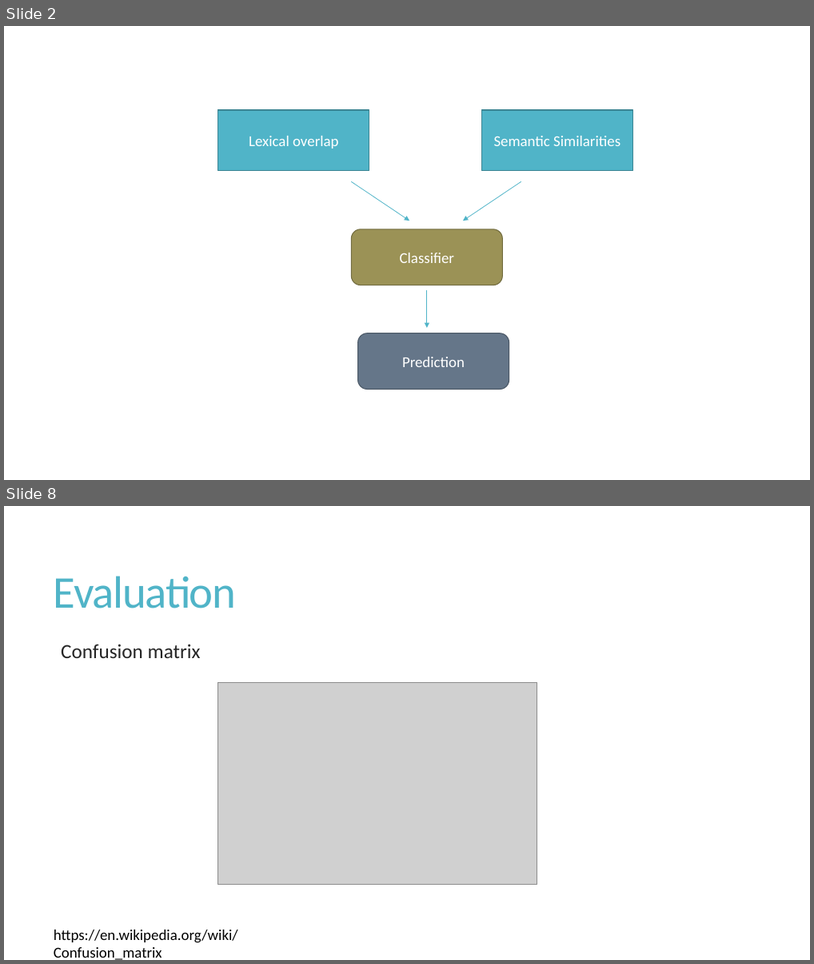
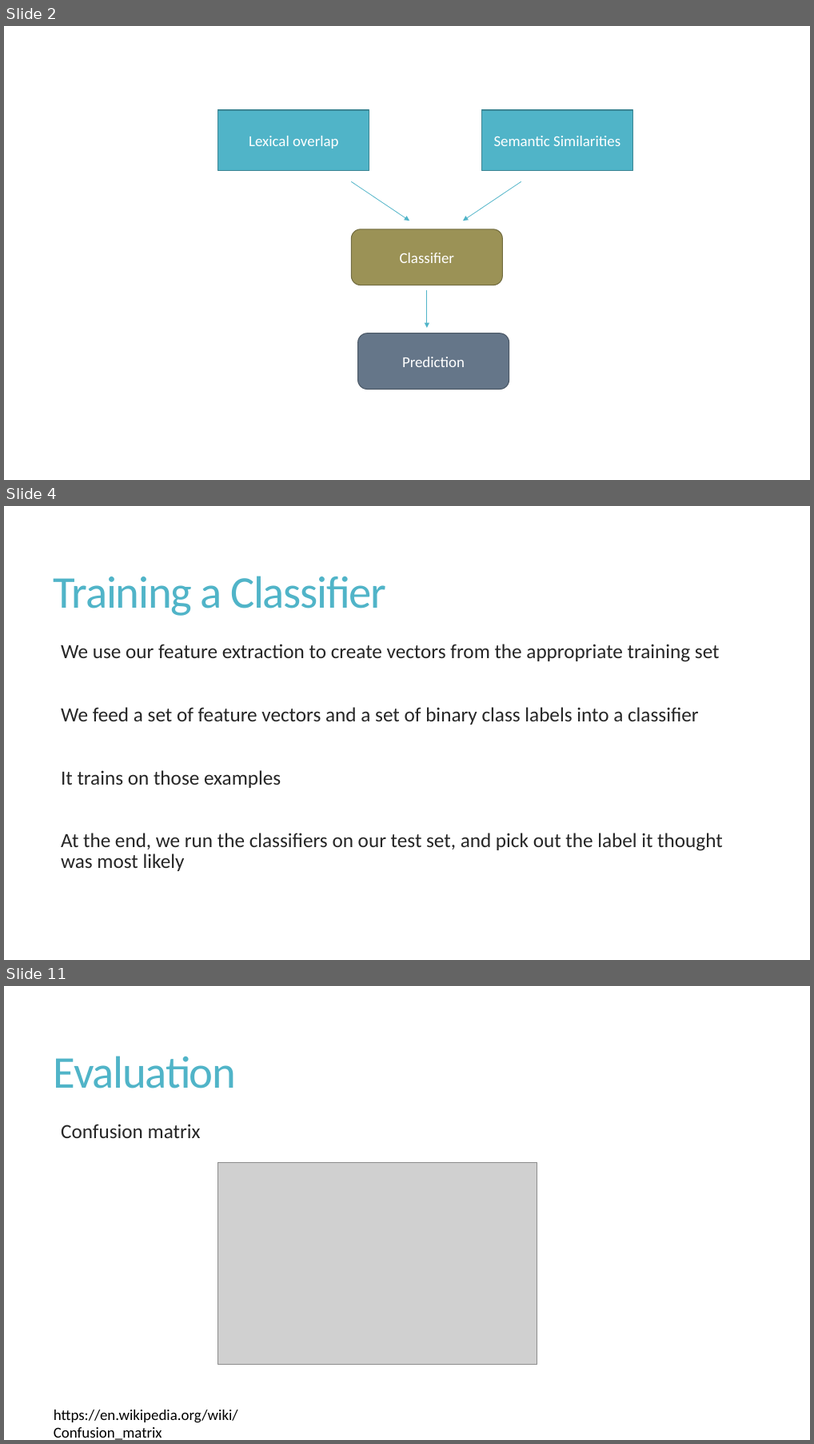
Before and after one commit to cchen23/AI4ALL_NLP, a slide deck: Slides/Day12_NLP_FNCFinal.pptx. Shown one above the other, each under a label of ours: slides 2 and 8 before the commit, slides 2, 4 and 11 after it; the slides between them are not shown. The pictures are 814x964 and 814x1444 pixels, drawn with LibreOffice and Linux fonts; fonts in the diff are those of the drawing; grey boxes stand for pictures. Boxes give left, top, right and bottom in pixels: in the first picture for what was removed or moved away, otherwise in the second. Text is boxed around its words. In the diff, an @@ line names an element or a change of style, - is before the commit and + after.

```diff
--- a/Slides/Day12_NLP_FNCFinal.pptx
+++ b/Slides/Day12_NLP_FNCFinal.pptx
@@ slide 4 added at (4, 506, 810, 960), background #FFFFFF @@
@@ title added at (54, 576, 386, 616), 54 pt, text #50B4C8 @@
+Training a Classifier
@@ text added at (61, 644, 722, 871), 24 pt, text #262626 @@
+  We use our feature extraction to create vectors from the appropriate training set
+  We feed a set of feature vectors and a set of binary class labels into a classifier
+  It trains on those examples
+  At the end, we run the classifiers on our test set, and pick out the label it thought was most likely
@@ what was slide 8 is now slide 11 @@
```
Also in this commit, not shown: 3 slides changed, 4 other slides added, 3 slides removed.
